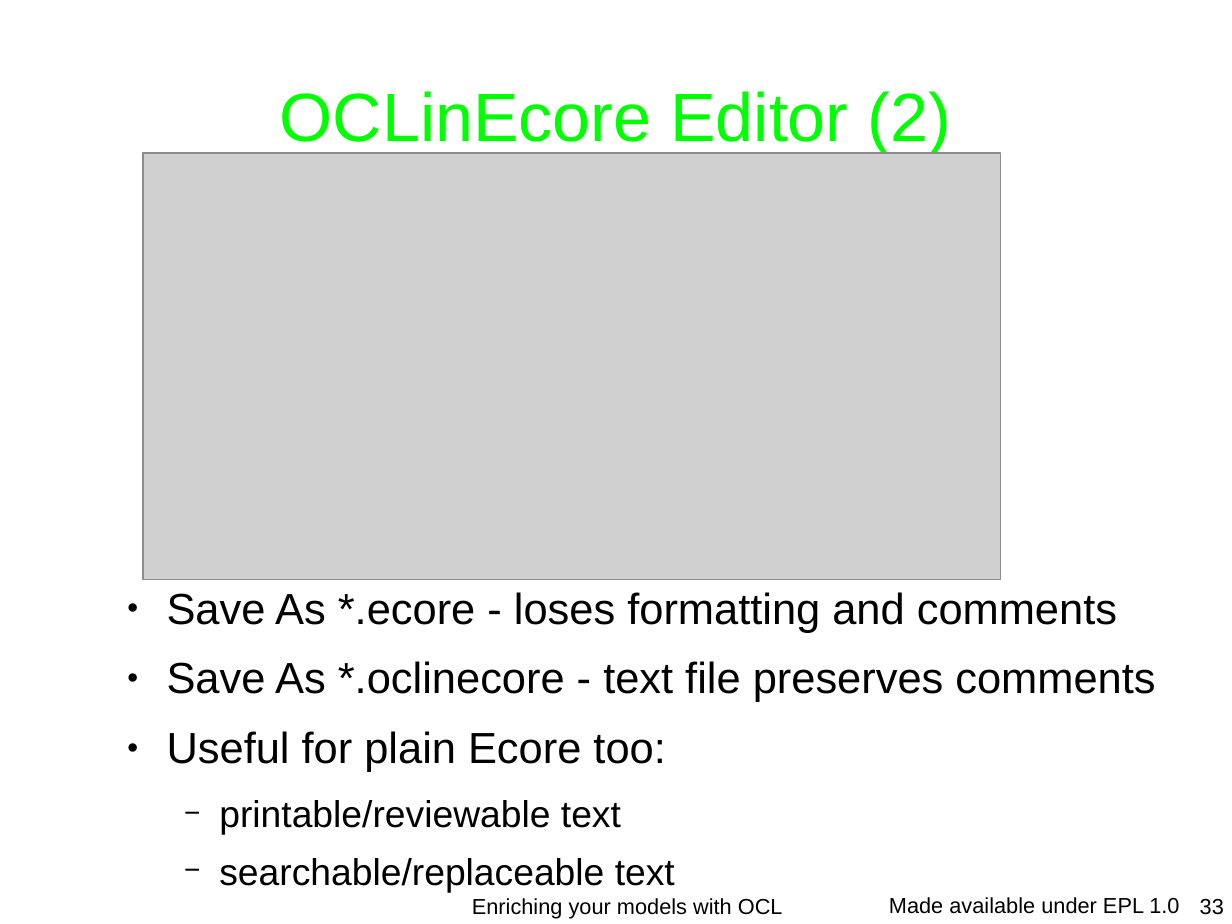
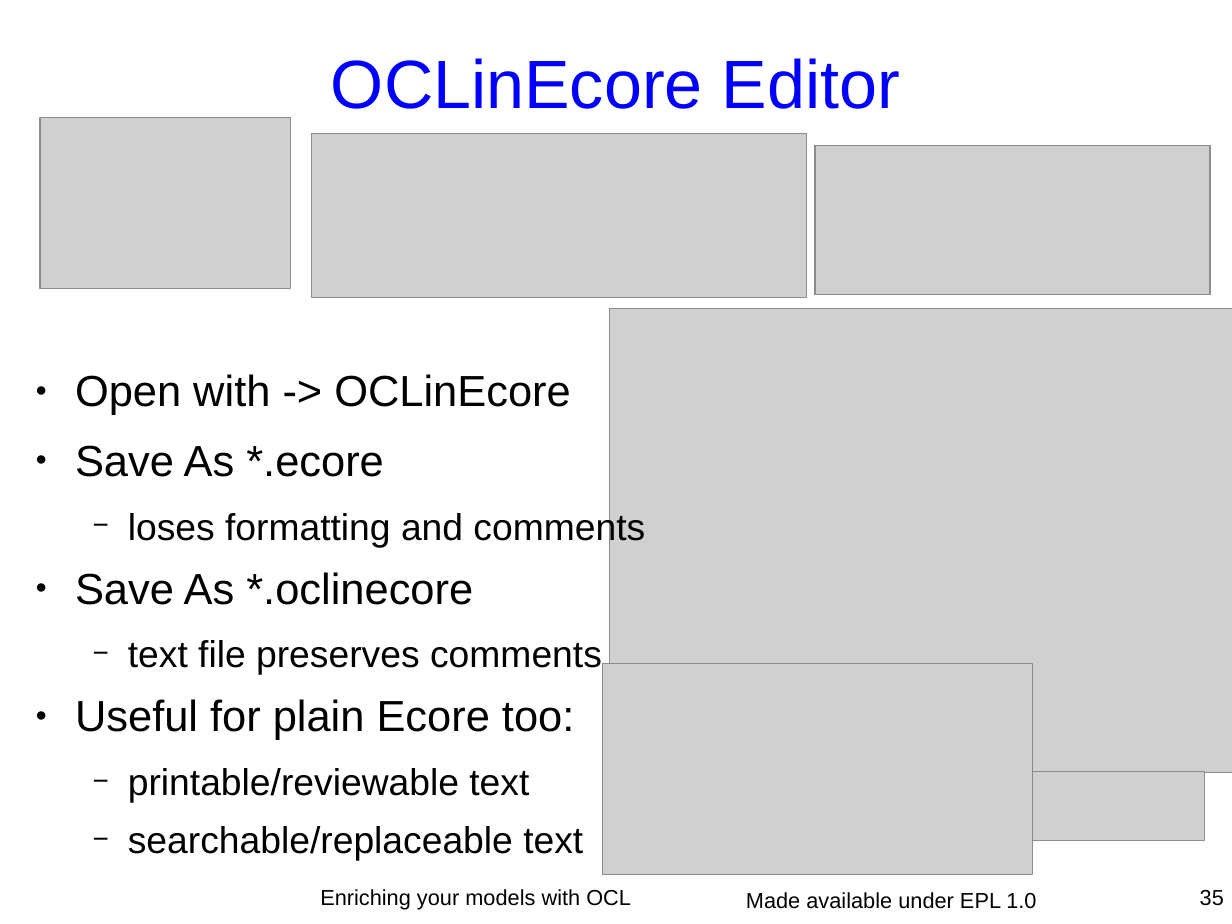
Before and after one commit to eclipse-ocl/ocl-website, a slide deck: slide 35 of ocl/docs/publications/ESE2010LongTalk/EnrichingWithOCL.odp (slide 33 before the commit). Drawn at 1232x924 pixels with LibreOffice and Linux fonts; fonts in the diff are those of the drawing; grey boxes stand for pictures; background and template pictures are left out. Boxes give left, top, right and bottom in pixels: in the first picture for what was removed or moved away, otherwise in the second. Text is boxed around its words. In the diff, an @@ line names an element or a change of style, - is before the commit and + after.

```diff
--- a/ocl/docs/publications/ESE2010LongTalk/EnrichingWithOCL.odp
+++ b/ocl/docs/publications/ESE2010LongTalk/EnrichingWithOCL.odp
@@ title at [331, 58, 900, 109]: text changed; text colour #00FF00 to #0000FF @@
-OCLinEcore Editor (2)
+OCLinEcore Editor
@@ picture added at [40, 117, 291, 290] @@
@@ picture: place and size @@
-picture at [143, 153, 1002, 579]
+picture at [312, 133, 807, 297]
@@ picture added at [815, 146, 1211, 295] @@
@@ picture added at [610, 309, 1232, 773] @@
@@ text "Open with -> OCLinEcore": place and size @@
-text "Open with -> OCLinEcore" at [167, 592, 1155, 892]
+text "Open with -> OCLinEcore" at [75, 374, 645, 861]
@@ text at [75, 374, 645, 675]: text changed @@
-  ● Save As *.ecore - loses formatting and comments
-  ● Save As *.oclinecore - text file preserves comments
+  ● Open with -> OCLinEcore
+  ● Save As *.ecore
+    − loses formatting and comments
+  ● Save As *.oclinecore
+    − text file preserves comments
@@ picture added at [603, 664, 1032, 875] @@
@@ picture added at [1033, 771, 1205, 841] @@
@@ text "Enriching your models with OCL": place and size @@
-text "Enriching your models with OCL" at [472, 898, 783, 918]
+text "Enriching your models with OCL" at [320, 889, 631, 910]
@@ text "Made available under EPL 1.0": place and size @@
-text "Made available under EPL 1.0" at [889, 897, 1179, 914]
+text "Made available under EPL 1.0" at [746, 892, 1036, 909]
@@ page number removed at [1200, 899, 1224, 915] @@
-33
@@ page number added at [1200, 890, 1224, 906], 14 pt, text #000000 @@
+35
```
Also in this commit, not shown: 42 other slides changed, 6 slides added, 9 slides removed, 13 other files.
